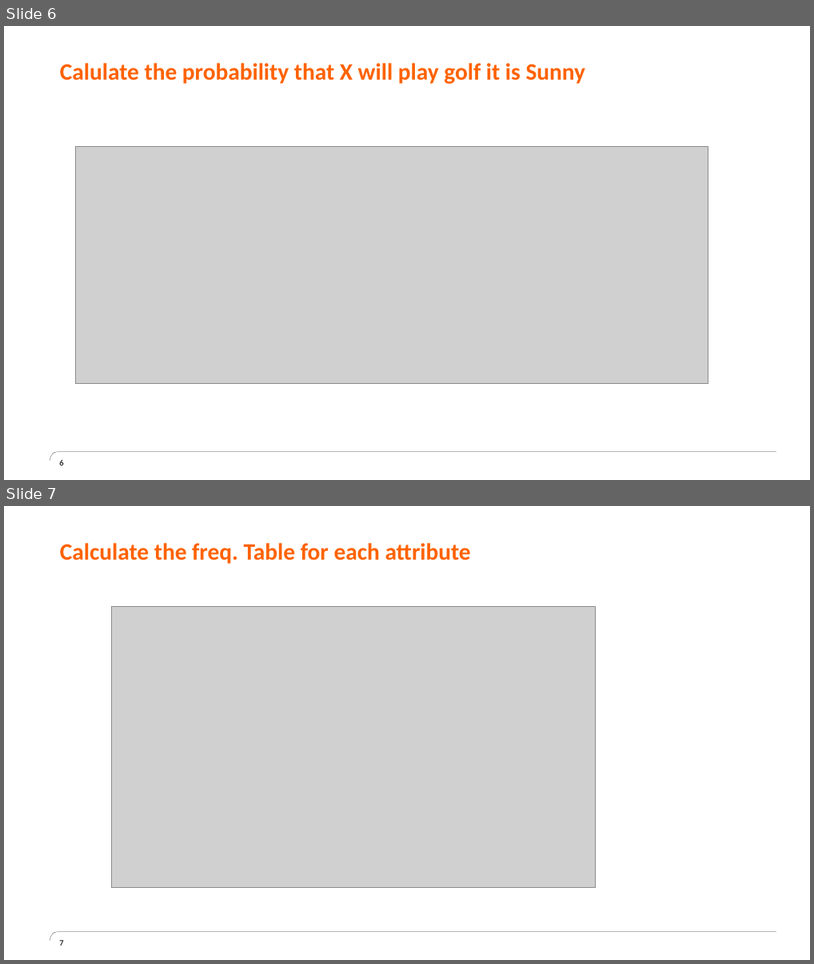
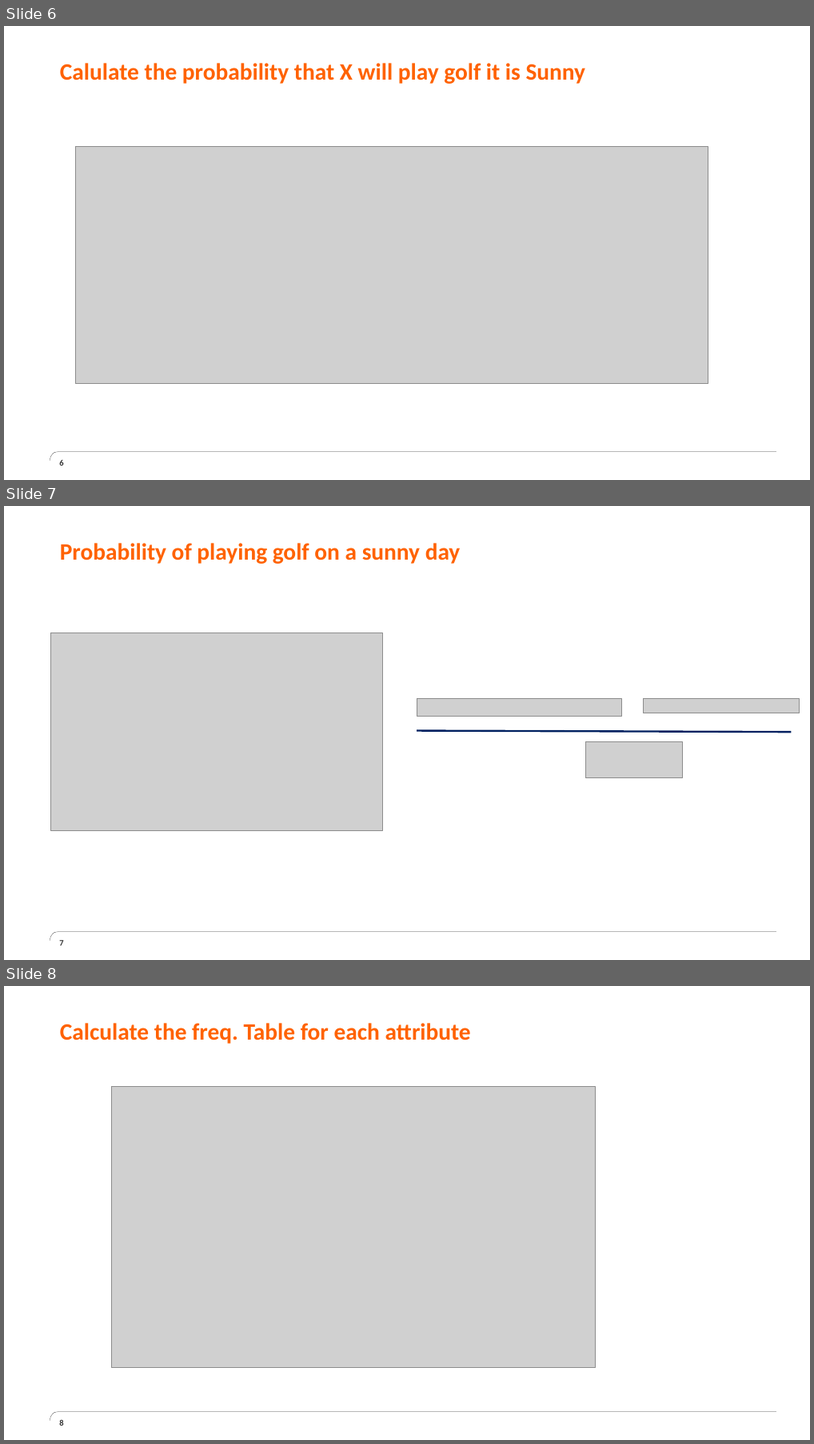
Before and after one commit to erik121212/naivebayes, a slide deck: spark-core/naive-bayes/src/main/resources/NaiveBayes.pptx. Shown one above the other, each under a label of ours: slides 6 and 7 before the commit, slides 6, 7 and 8 after it. The pictures are 814x964 and 814x1444 pixels, drawn with LibreOffice and Linux fonts; fonts in the diff are those of the drawing; grey boxes stand for pictures; background and template pictures are left out. Boxes give left, top, right and bottom in pixels: in the first picture for what was removed or moved away, otherwise in the second. Text is boxed around its words. In the diff, an @@ line names an element or a change of style, - is before the commit and + after.

```diff
--- a/spark-core/naive-bayes/src/main/resources/NaiveBayes.pptx
+++ b/spark-core/naive-bayes/src/main/resources/NaiveBayes.pptx
@@ slide 7 added at (4,506,810,960), background #FFFFFF; not listed: 1 template element that a slide beside it also shows @@
@@ title added at (60,543,461,564), 28 pt, text #FF6200, bold @@
+Probability of playing golf on a sunny day
@@ picture added at (51,633,383,831) @@
@@ picture added at (417,698,623,716) @@
@@ picture added at (643,698,799,713) @@
@@ line added from (417, 731) to (792, 732), #002060 2.25 pt @@
@@ picture added at (586,741,682,778) @@
@@ page number added at (59,940,63,945), 10 pt, text #333333, bold @@
+7
@@ what was slide 7 is now slide 8 @@
@@ page number at (59,1420,63,1425): text changed @@
-7
+8
```
Also in this commit, not shown: 6 slides changed, 1 slide removed.
